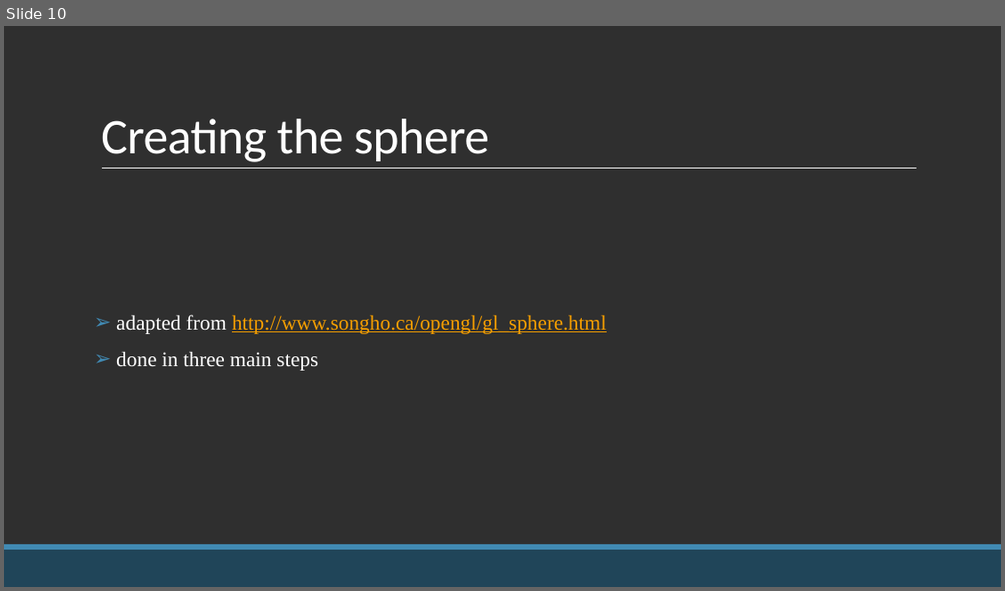
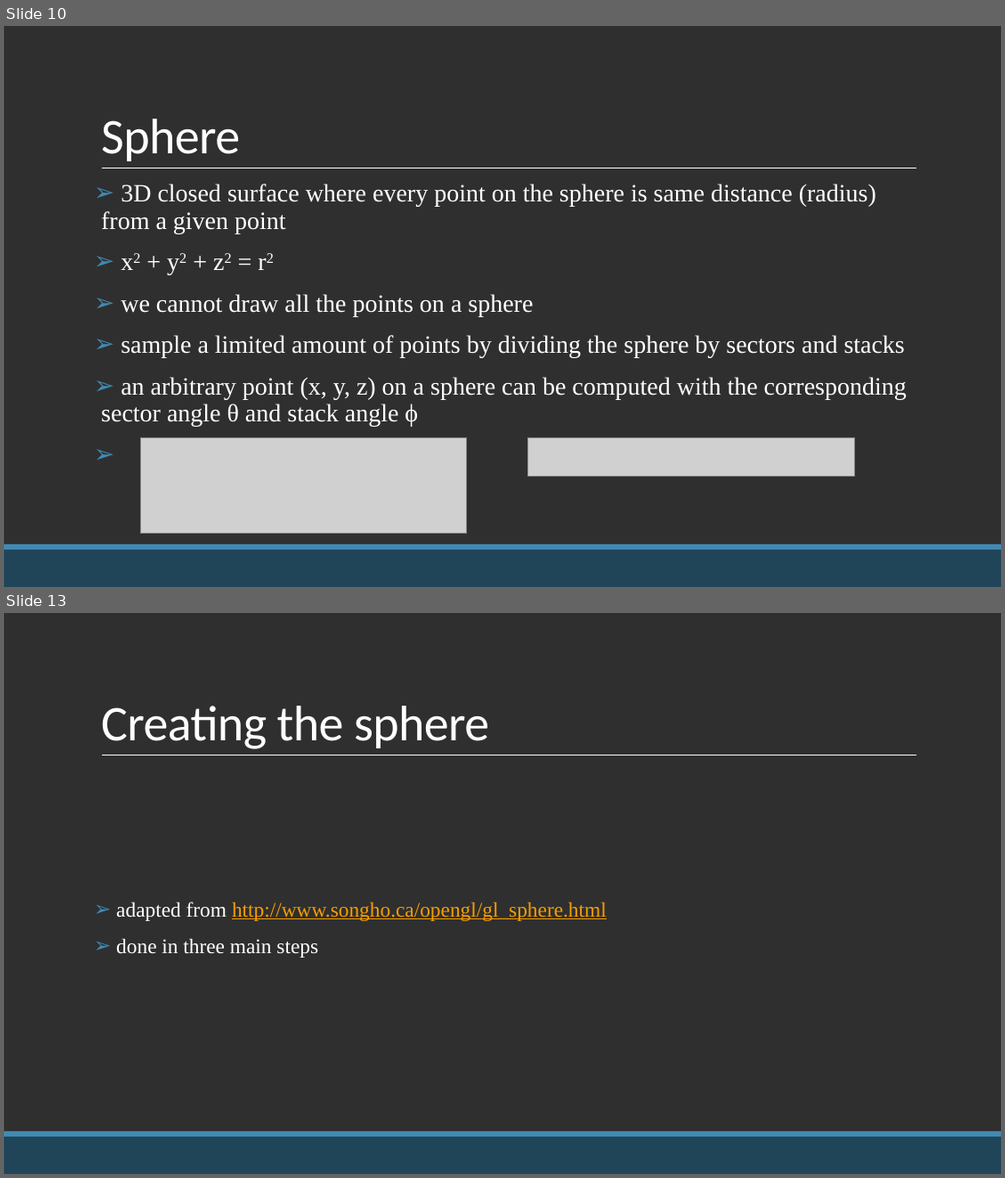
Before and after one commit to chucknuris/BallWall, a slide deck: presentation/ballwall.pptx. Shown one above the other, each under a label of ours: slide 10 before the commit, slides 10 and 13 after it; the slides between them are not shown. The pictures are 1005x591 and 1005x1178 pixels, drawn with LibreOffice and Linux fonts; fonts in the diff are those of the drawing; grey boxes stand for pictures. Boxes give left, top, right and bottom in pixels: in the first picture for what was removed or moved away, otherwise in the second. Text is boxed around its words. In the diff, an @@ line names an element or a change of style, - is before the commit and + after.

```diff
--- a/presentation/ballwall.pptx
+++ b/presentation/ballwall.pptx
@@ slide 10 added at [4,26,1001,587], background #2F2F2F; not listed: 3 template elements that a slide beside it also shows @@
@@ title added at [101,119,240,161], 48 pt, text #FFFFFF @@
+Sphere
@@ text added at [101,184,906,426], 24 pt, text #FFFFFF @@
+➢ 3D closed surface where every point on the sphere is same distance (radius) from a given point
+➢ x2 + y2 + z2 = r2
+➢ we cannot draw all the points on a sphere
+➢ sample a limited amount of points by dividing the sphere by sectors and stacks
+➢ an arbitrary point (x, y, z) on a sphere can be computed with the corresponding sector angle θ and stack angle ϕ
@@ picture added at [140,438,466,534] @@
@@ picture added at [528,438,854,476] @@
@@ what was slide 10 is now slide 13 @@
```
Also in this commit, not shown: 3 other slides added, 1 other file.
